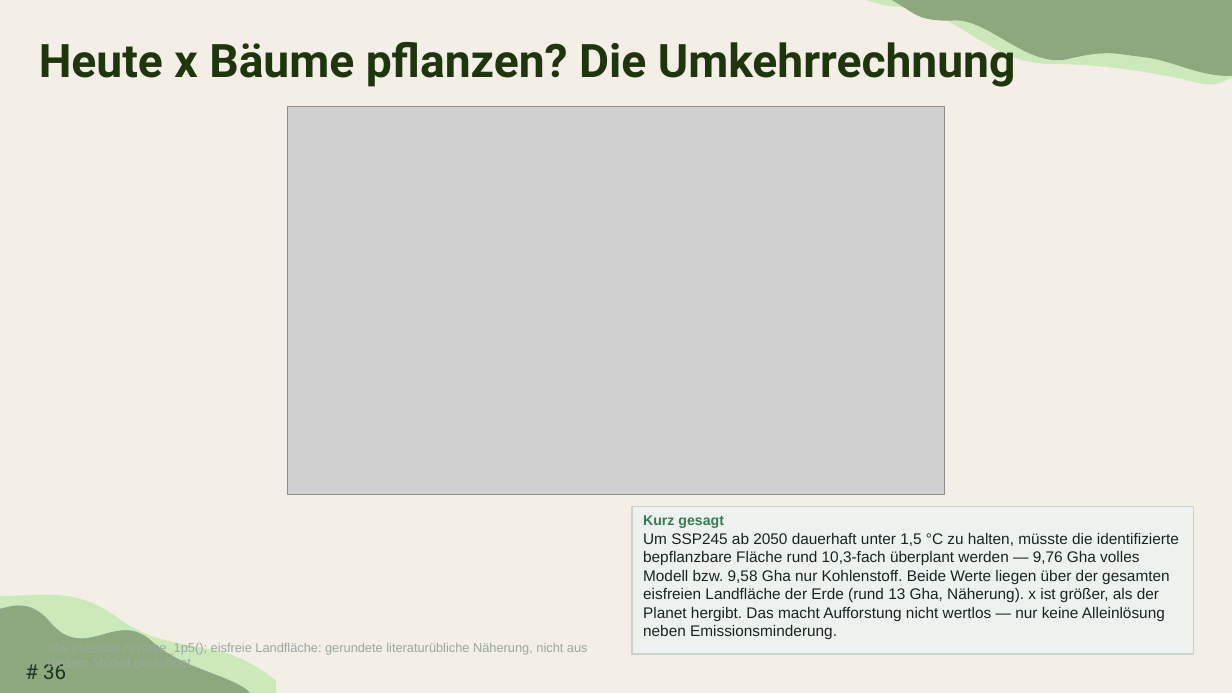
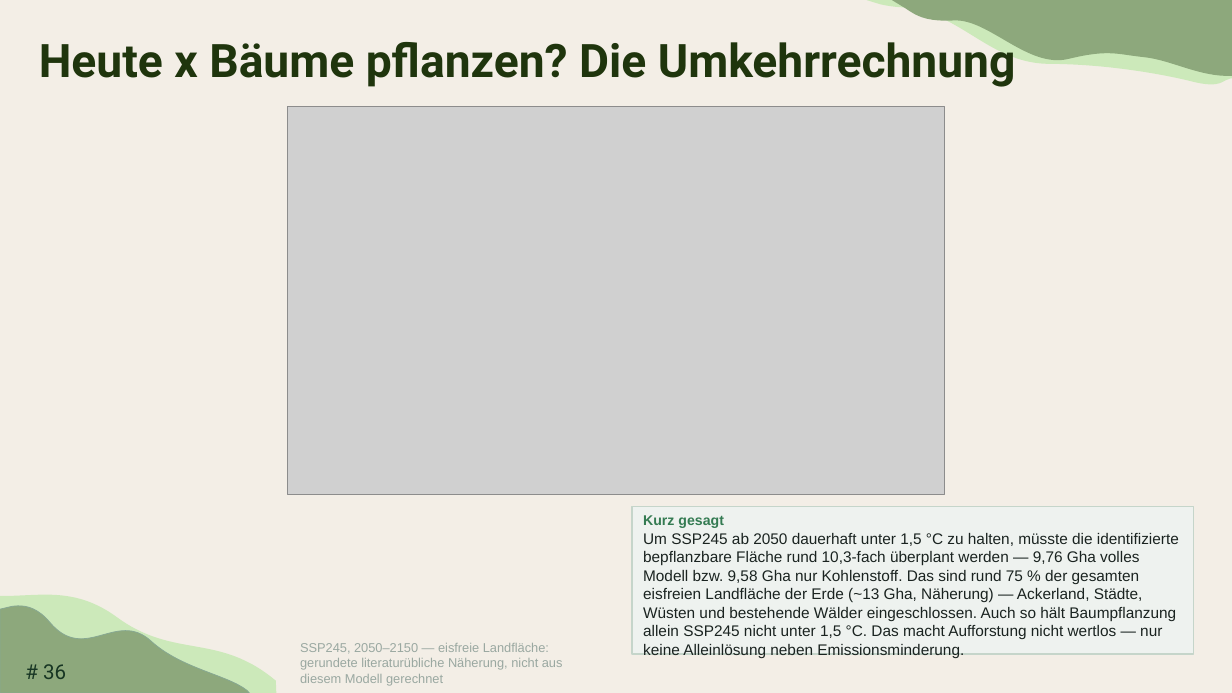
Before and after one commit to TimoDiepers/woodway, a slide deck: slide 36 of docs/slides/dissvortrag.pptx. Drawn at 1232x693 pixels with LibreOffice and Linux fonts; fonts in the diff are those of the drawing; grey boxes stand for pictures. Boxes give left, top, right and bottom in pixels: in the first picture for what was removed or moved away, otherwise in the second. Text is boxed around its words. In the diff, an @@ line names an element or a change of style, - is before the commit and + after.

Commit message:
fix: P5's false claim, and implementation-detail Quelle lines on E1-P5
Controller-reported, from rendering slides 27 and 36:

- Slide 36 (P5)'s "Kurz gesagt" box repeated the reverse_1p5() hinweis
  error fixed in the previous commit: "liegen ... ueber der ... eisfreien
  Landflaeche" against a figure whose own bars (9.58/9.76 Gha) sit visibly
  below its own 13 Gha dashed line. Replaced with the correct framing:
  ~75% of Earth's ice-free land, not more than it -- cropland, cities,
  deserts and existing forest included -- keeping the punchline
  unsoftened (afforestation alone still can't hold ssp245 under 1.5C) and
  the corollary (insufficient alone, not worthless).

- Every one of the 12 new result/potential slides (E1-E7, P1-P5) had a
  "Quelle" caption naming an internal function
  (nbs.plots.plot_decomposition, nbs.potential.reverse_1p5(), etc.) --
  an implementation detail, not a citation. Replaced with what belongs
  there: species, site, scenario, and (where the slide has one) the real
  data-source citation (Duveiller et al. 2018; Bastin et al. 2019;
  Veldman et al. 2019; Friedlingstein et al. 2019).

- The Quelle box sat at x=0.42-6.65in, partly behind the slide master's
  decorative wave graphic (bottom-left corner, up to x~2.97in) and was
  barely legible against it. Moved to x=3.15-6.65in, clear of the
  decoration, on all 12 slides.

Re-rendered slides 27 and 36 (and spot-checked 31, 34, 35) after the fix:
both land cleanly, Quelle text fully legible, no new overlap, nothing else
shifted. Slide count unchanged: 79 -> 79.

Fast suite: 278 passed / 2 skipped / 77 deselected (unchanged).

```diff
--- a/docs/slides/dissvortrag.pptx
+++ b/docs/slides/dissvortrag.pptx
@@ text in rectangle at box(643, 533, 1179, 658): text changed @@
-Um SSP245 ab 2050 dauerhaft unter 1,5 °C zu halten, müsste die identifizierte bepflanzbare Fläche rund 10,3-fach überplant werden — 9,76 Gha volles Modell bzw. 9,58 Gha nur Kohlenstoff. Beide Werte liegen über der gesamten eisfreien Landfläche der Erde (rund 13 Gha, Näherung). x ist größer, als der Planet hergibt. Das macht Aufforstung nicht wertlos — nur keine Alleinlösung neben Emissionsminderung.
+Um SSP245 ab 2050 dauerhaft unter 1,5 °C zu halten, müsste die identifizierte bepflanzbare Fläche rund 10,3-fach überplant werden — 9,76 Gha volles Modell bzw. 9,58 Gha nur Kohlenstoff. Das sind rund 75 % der gesamten eisfreien Landfläche der Erde (~13 Gha, Näherung) — Ackerland, Städte, Wüsten und bestehende Wälder eingeschlossen. Auch so hält Baumpflanzung allein SSP245 nicht unter 1,5 °C. Das macht Aufforstung nicht wertlos — nur keine Alleinlösung neben Emissionsminderung.
@@ text at box(300, 643, 563, 685): text changed @@
-nbs.potential.reverse_1p5(); eisfreie Landfläche: gerundete literaturübliche Näherung, nicht aus diesem Modell gerechnet
+SSP245, 2050–2150 — eisfreie Landfläche: gerundete literaturübliche Näherung, nicht aus diesem Modell gerechnet
```
Also in this commit, not shown: 11 other slides changed.
